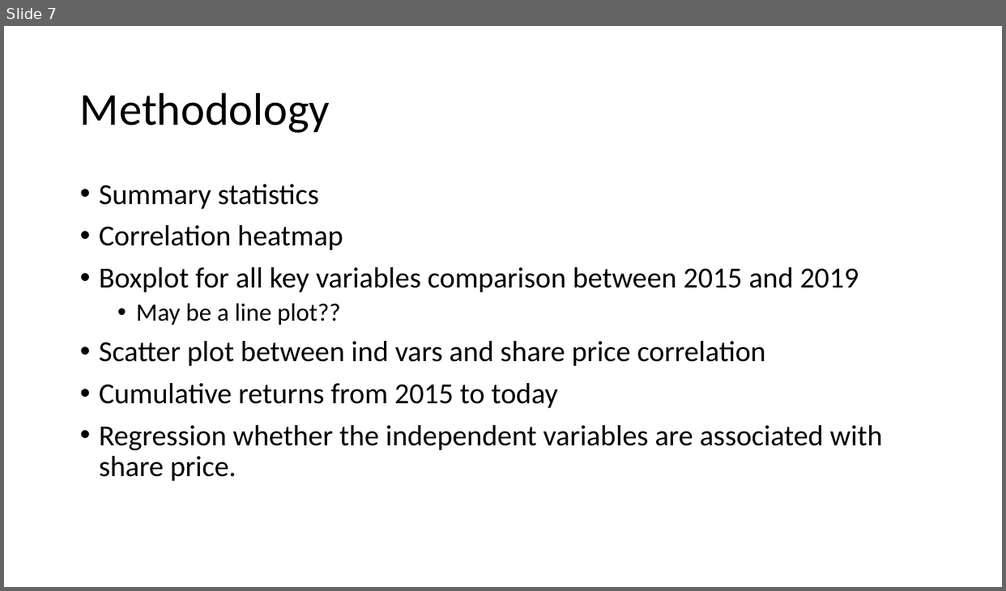
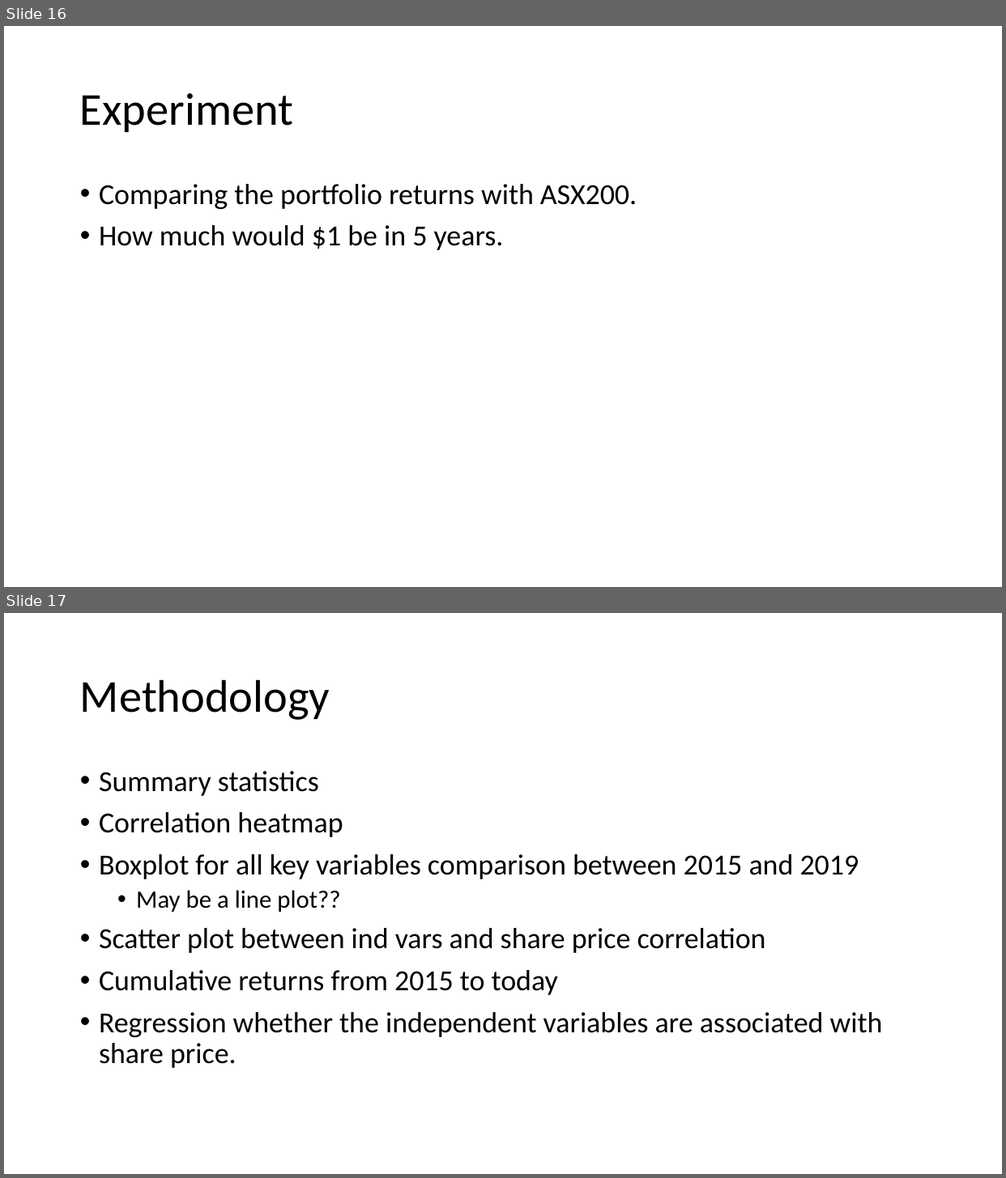
Before and after one commit to gentley99/IOD_2020_JIN, a slide deck: Assignment/Financial/Presentation1.pptx. Shown one above the other, each under a label of ours: slide 7 before the commit, slides 16 and 17 after it. The pictures are 1006x591 and 1006x1178 pixels, drawn with LibreOffice and Linux fonts; fonts in the diff are those of the drawing. Boxes give left, top, right and bottom in pixels: in the first picture for what was removed or moved away, otherwise in the second. Text is boxed around its words. In the diff, an @@ line names an element or a change of style, - is before the commit and + after.

```diff
--- a/Assignment/Financial/Presentation1.pptx
+++ b/Assignment/Financial/Presentation1.pptx
@@ slide 16 added at [4, 26, 1002, 587], background #FFFFFF @@
@@ title added at [80, 93, 293, 132], 44 pt, text #000000 @@
+Experiment
@@ text added at [99, 184, 637, 250], 28 pt, text #000000 @@
+• Comparing the portfolio returns with ASX200.
+• How much would $1 be in 5 years.
@@ what was slide 7 is now slide 17 @@
```
Also in this commit, not shown: 8 slides changed, 14 other slides added, 5 slides removed, 17 other files.
